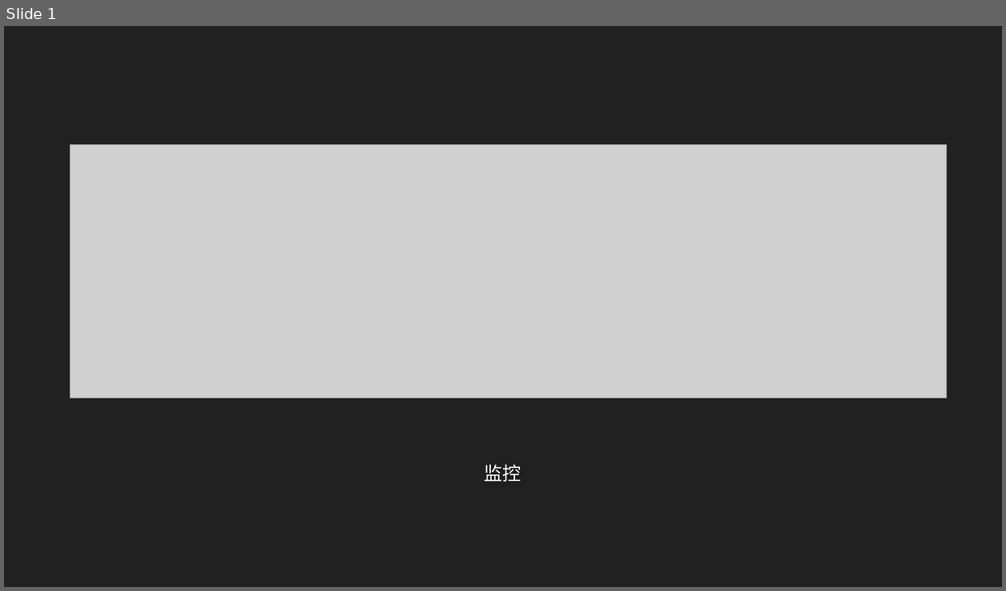
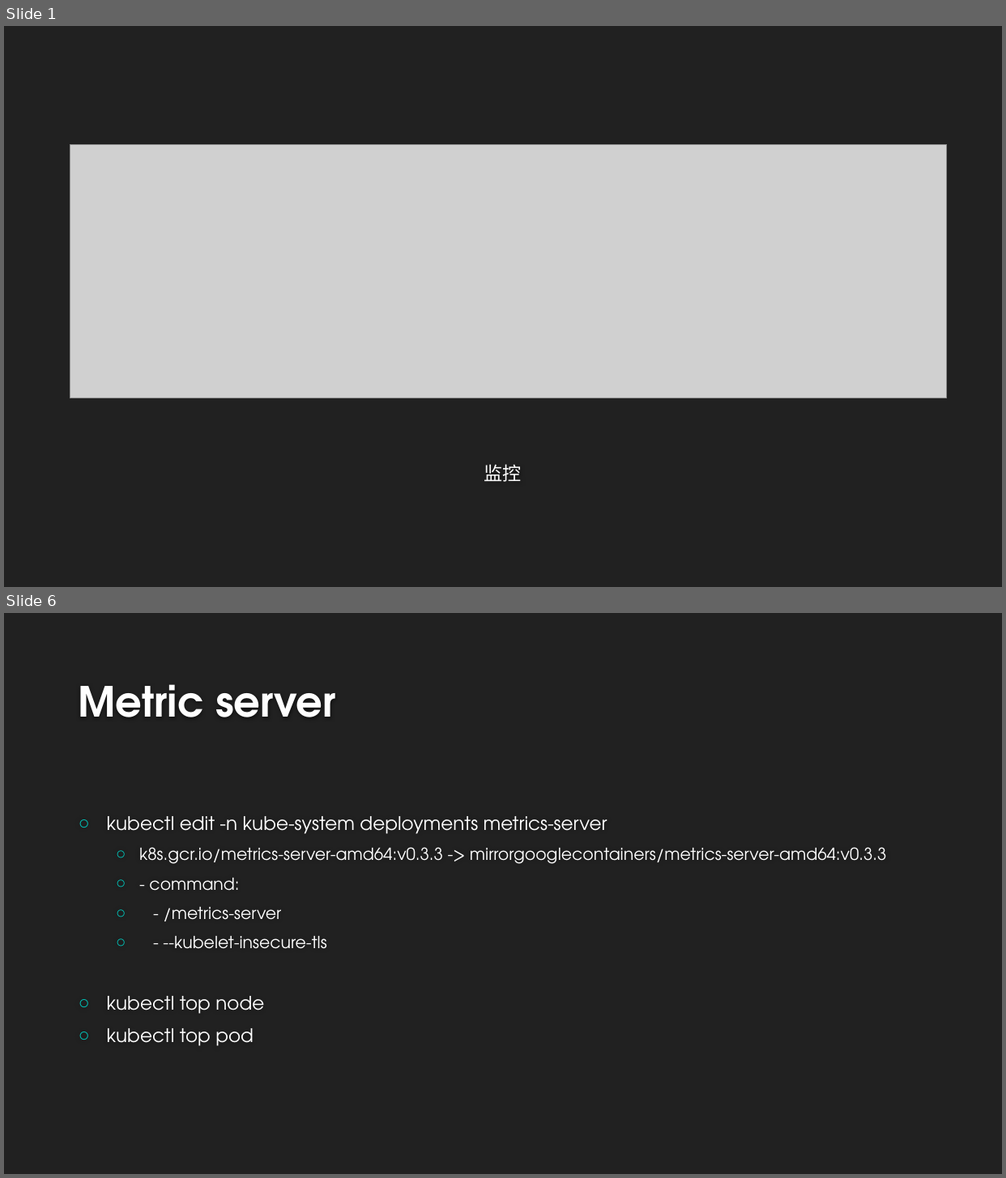
Before and after one commit to airuitian/CloudNative, a slide deck: kubernetes/k8s007.pptx. Shown one above the other, each under a label of ours: slide 1 before the commit, slides 1 and 6 after it; the slides between them are not shown. The pictures are 1006x591 and 1006x1178 pixels, drawn with LibreOffice and Linux fonts; fonts in the diff are those of the drawing; grey boxes stand for pictures; background and template pictures are left out. Boxes give left, top, right and bottom in pixels: in the first picture for what was removed or moved away, otherwise in the second. Text is boxed around its words. In the diff, an @@ line names an element or a change of style, - is before the commit and + after.

```diff
--- a/kubernetes/k8s007.pptx
+++ b/kubernetes/k8s007.pptx
@@ slide 6 added at [4, 613, 1002, 1174], background #212121 @@
@@ title added at [78, 684, 336, 717], 40 pt, text #FEFEFE, bold @@
+Metric server
@@ text added at [107, 816, 886, 1046], 16 pt, text #FFFFFF @@
+○ kubectl edit -n kube-system deployments metrics-server
+  ○ k8s.gcr.io/metrics-server-amd64:v0.3.3 -> mirrorgooglecontainers/metrics-server-amd64:v0.3.3
+  ○ - command:
+  ○ - /metrics-server
+  ○ - --kubelet-insecure-tls
+○ kubectl top node
+○ kubectl top pod
```
Also in this commit, not shown: 1 slide changed, 12 other slides added, 1 other file.
